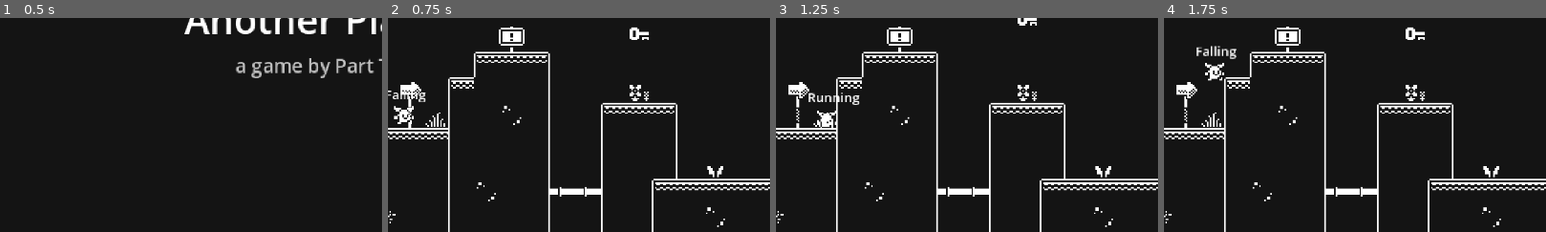
Above: before the commit, frames 1-4 (left to right).
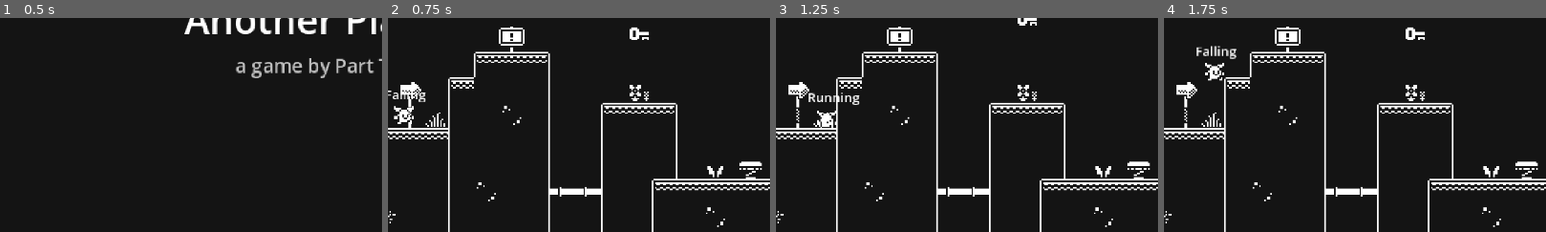
Above: after the commit, the same moments.

Repository: dewald-els/Another-Platformer-in-Godot
Game: Godot game, scene res://scenes/splash_screen/splash_screen.tscn
Two runs of this game, one before a commit and one after it. Both use one fixed random seed, a clock stepped at 60 frames per second and the inputs below.
Inputs:
- Up to frame 1 (0.5 s): no input
- Up to frame 2 (0.75 s): tap Enter (confirm) at 0.5 s; hold D (move_right) from 0.53 s (still down); hold Space (jump) from 0.53 s (still down)
- Up to frame 3 (1.25 s): keep holding D (move_right); keep holding Space (jump)
- Up to frame 4 (1.75 s): keep holding D (move_right); release Space (jump) at 1.28 s; tap Enter (confirm) at 1.35 s; tap Space (jump) at 1.52, 1.55 s
The pictures show only the part of the screen within x 2-52%, y 45-95%; the shares and areas given below are measured in that part.

Frame 1 is identical in both runs. In frame 2, 0.2% of the frame differs, in the area x 92-98%, y 66-76%; in frame 3, 0.2%; in frame 4, 0.2%.

Commit message:
feat: Spring (wip)

Diff:
--- a/another_platformer_source/another-platformer/globals/scene_manager/scene_manager.tscn
+++ b/another_platformer_source/another-platformer/globals/scene_manager/scene_manager.tscn
@@ -15,10 +15,11 @@
 [ext_resource type="PackedScene" uid="uid://cj4emw7ikbyi2" path="res://scenes/level/levels/009/level_009.tscn" id="10_lqaj2"]
 [ext_resource type="PackedScene" uid="uid://xxrgkoy7xuw8" path="res://scenes/level/levels/010/level_010.tscn" id="11_8yky5"]
 [ext_resource type="PackedScene" uid="uid://csq20uo7wwg8c" path="res://scenes/level/levels/011/level_011.tscn" id="12_jfqw0"]
+[ext_resource type="PackedScene" uid="uid://da7gltfdv1qyc" path="res://scenes/level/levels/012/level_12.tscn" id="13_kg50j"]
 
 [node name="SceneManager" type="Node"]
 script = ExtResource("1_0erh0")
-_levels = Array[PackedScene]([ExtResource("2_8aqvq"), ExtRes …(195 unchanged characters)… rce("11_8yky5"), ExtResource("12_jfqw0")])
+_levels = Array[PackedScene]([ExtResource("2_8aqvq"), ExtRes …(195 unchanged characters)… rce("11_8yky5"), ExtResource("12_jfqw0"), ExtResource("13_kg50j")])
 _main_menu = ExtResource("2_84rf0")
 _splash_screen = ExtResource("3_qlxxm")
 _game_complete_screen = ExtResource("8_uhp3e")
--- a/another_platformer_source/another-platformer/project.godot
+++ b/another_platformer_source/another-platformer/project.godot
@@ -117,6 +117,7 @@
 2d_physics/layer_6="ladders"
 2d_physics/layer_7="boxes"
 2d_physics/layer_8="lift_door"
+2d_physics/layer_9="jump_pad"
 
 [rendering]
 
--- a/another_platformer_source/another-platformer/scenes/level/levels/001/001_level.tscn
+++ b/another_platformer_source/another-platformer/scenes/level/levels/001/001_level.tscn
@@ -1,9 +1,10 @@
-[gd_scene load_steps=7 format=4 uid="uid://bhtxnc0j2q4n3"]
+[gd_scene load_steps=8 format=4 uid="uid://bhtxnc0j2q4n3"]
 
 [ext_resource type="PackedScene" uid="uid://chms2w2ome023" path="res://scenes/level/base_level.tscn" id="1_ydstf"]
 [ext_resource type="Script" uid="uid://1cywcoyogg7r" path="res://scenes/level/levels/001/001_level.gd" id="2_j4jyj"]
 [ext_resource type="PackedScene" uid="uid://bppyiw3244apg" path="res://scenes/death_zone/death_zone.tscn" id="3_fdt6p"]
 [ext_resource type="PackedScene" uid="uid://bbkvbpl56ac20" path="res://scenes/notification/notification_trigger.tscn" id="3_xlo4r"]
+[ext_resource type="PackedScene" uid="uid://car3vb23vt8a5" path="res://scenes/spring/spring.tscn" id="5_6lags"]
 
 [sub_resource type="RectangleShape2D" id="RectangleShape2D_k57pg"]
 size = Vector2(273, 7)
@@ -37,3 +38,7 @@
 
 [node name="PlayerSpawner" parent="." index="8"]
 position = Vector2(9, 182)
+
+[node name="Spring" parent="." index="9" instance=ExtResource("5_6lags")]
+position = Vector2(238, 224)
+pad_velocity_in_units = 5
--- /dev/null
+++ b/another_platformer_source/another-platformer/scenes/level/levels/012/level_012.gd
@@ -0,0 +1,2 @@
+class_name Level_012
+extends BaseLevel
--- /dev/null
+++ b/another_platformer_source/another-platformer/scenes/level/levels/012/level_12.tscn
@@ -0,0 +1,10 @@
+[gd_scene load_steps=3 format=3 uid="uid://da7gltfdv1qyc"]
+
+[ext_resource type="PackedScene" uid="uid://chms2w2ome023" path="res://scenes/level/base_level.tscn" id="1_hrr1w"]
+[ext_resource type="Script" uid="uid://budkxhetx1opy" path="res://scenes/level/levels/012/level_012.gd" id="2_83i4p"]
+
+[node name="Level_0012" instance=ExtResource("1_hrr1w")]
+script = ExtResource("2_83i4p")
+
+[node name="Platforms" parent="TileLayers" index="0"]
+tile_map_data = PackedByteArray()
--- a/another_platformer_source/another-platformer/scenes/player/player.gd
+++ b/another_platformer_source/another-platformer/scenes/player/player.gd
@@ -102,9 +102,12 @@
 		jump_count = 0
 
 	if Input.is_action_just_pressed("jump") and (jump_count < max_jumps or is_on_floor()):
-		velocity.y = jump_velocity
+		apply_jump(jump_velocity)
 		jump_count += 1
 		SfxPlayer.play_jump()
+
+func apply_jump(apply_velocity: float) -> void:
+	velocity.y = apply_velocity
 
 func apply_gravity(delta: float) -> void:
 	if not is_on_floor() and not is_on_ladder:
--- a/another_platformer_source/another-platformer/scenes/player/player.tscn
+++ b/another_platformer_source/another-platformer/scenes/player/player.tscn
@@ -33,7 +33,7 @@
 
 [node name="Player" type="CharacterBody2D" groups=["player"]]
 z_index = 1
-collision_layer = 18
+collision_layer = 274
 collision_mask = 65
 script = ExtResource("1_r4kqk")
 acceleration = 150.0
--- /dev/null
+++ b/another_platformer_source/another-platformer/scenes/spring/spring.gd
@@ -0,0 +1,21 @@
+class_name Spring
+extends Node2D
+
+@onready var animated_sprite_2d: AnimatedSprite2D = %AnimatedSprite2D
+@onready var jump_pad_area_2d: Area2D = %JumpPadArea2D
+
+@export var pad_velocity_in_units: int = 10
+
+var pad_velocity: float = 10.0
+
+func _ready() -> void:
+	pad_velocity = - (5 * pad_velocity_in_units * 16)
+	jump_pad_area_2d.body_entered.connect(_on_player_entered_jump_pad)
+
+func _on_player_entered_jump_pad(body: Node2D) -> void:
+	if not body:
+		return
+
+	animated_sprite_2d.play("spring")
+	var player = body as Player
+	player.apply_jump(pad_velocity)
--- /dev/null
+++ b/another_platformer_source/another-platformer/scenes/spring/spring.tscn
@@ -0,0 +1,84 @@
+[gd_scene load_steps=10 format=3 uid="uid://car3vb23vt8a5"]
+
+[ext_resource type="Texture2D" uid="uid://b7jpbxediq7ro" path="res://scenes/spring/sprites/spring.png" id="1_iif0t"]
+[ext_resource type="Script" uid="uid://doxfk67y2j3kw" path="res://scenes/spring/spring.gd" id="1_iqvux"]
+
+[sub_resource type="AtlasTexture" id="AtlasTexture_iqvux"]
+atlas = ExtResource("1_iif0t")
+region = Rect2(16, 0, 16, 16)
+
+[sub_resource type="AtlasTexture" id="AtlasTexture_irsck"]
+atlas = ExtResource("1_iif0t")
+region = Rect2(0, 0, 16, 16)
+
+[sub_resource type="AtlasTexture" id="AtlasTexture_r0re8"]
+atlas = ExtResource("1_iif0t")
+region = Rect2(0, 0, 16, 16)
+
+[sub_resource type="AtlasTexture" id="AtlasTexture_o0gog"]
+atlas = ExtResource("1_iif0t")
+region = Rect2(16, 0, 16, 16)
+
+[sub_resource type="AtlasTexture" id="AtlasTexture_jr4lj"]
+atlas = ExtResource("1_iif0t")
+region = Rect2(32, 0, 16, 16)
+
+[sub_resource type="SpriteFrames" id="SpriteFrames_bw4q3"]
+animations = [{
+"frames": [{
+"duration": 1.0,
+"texture": SubResource("AtlasTexture_iqvux")
+}],
+"loop": true,
+"name": &"idle",
+"speed": 5.0
+}, {
+"frames": [{
+"duration": 1.0,
+"texture": SubResource("AtlasTexture_irsck")
+}],
+"loop": true,
+"name": &"pressed",
+"speed": 5.0
+}, {
+"frames": [{
+"duration": 1.0,
+"texture": SubResource("AtlasTexture_r0re8")
+}, {
+"duration": 1.0,
+"texture": SubResource("AtlasTexture_o0gog")
+}, {
+"duration": 2.5,
+"texture": SubResource("AtlasTexture_jr4lj")
+}, {
+"duration": 1.0,
+"texture": SubResource("AtlasTexture_o0gog")
+}],
+"loop": false,
+"name": &"spring",
+"speed": 24.0
+}]
+
+[sub_resource type="RectangleShape2D" id="RectangleShape2D_iif0t"]
+size = Vector2(12, 3)
+
+[node name="Spring" type="Node2D"]
+script = ExtResource("1_iqvux")
+
+[node name="AnimatedSprite2D" type="AnimatedSprite2D" parent="."]
+unique_name_in_owner = true
+position = Vector2(0, -7)
+sprite_frames = SubResource("SpriteFrames_bw4q3")
+animation = &"spring"
+autoplay = "idle"
+frame = 3
+frame_progress = 1.0
+
+[node name="JumpPadArea2D" type="Area2D" parent="."]
+unique_name_in_owner = true
+collision_layer = 256
+collision_mask = 256
+
+[node name="CollisionShape2D" type="CollisionShape2D" parent="JumpPadArea2D"]
+position = Vector2(0, -9.5)
+shape = SubResource("RectangleShape2D_iif0t")
Not shown: 1 places in another_platformer_source/another-platformer/globals/scene_manager/scene_manager.tscn that only renumber resources
Not shown, added: another_platformer_source/another-platformer/scenes/level/levels/012/level_012.gd.uid
Not shown, added: another_platformer_source/another-platformer/scenes/spring/spring.gd.uid
Binary file added: another_platformer_source/another-platformer/scenes/spring/sprites/spring.png
Not shown, added: another_platformer_source/another-platformer/scenes/spring/sprites/spring.png.import
